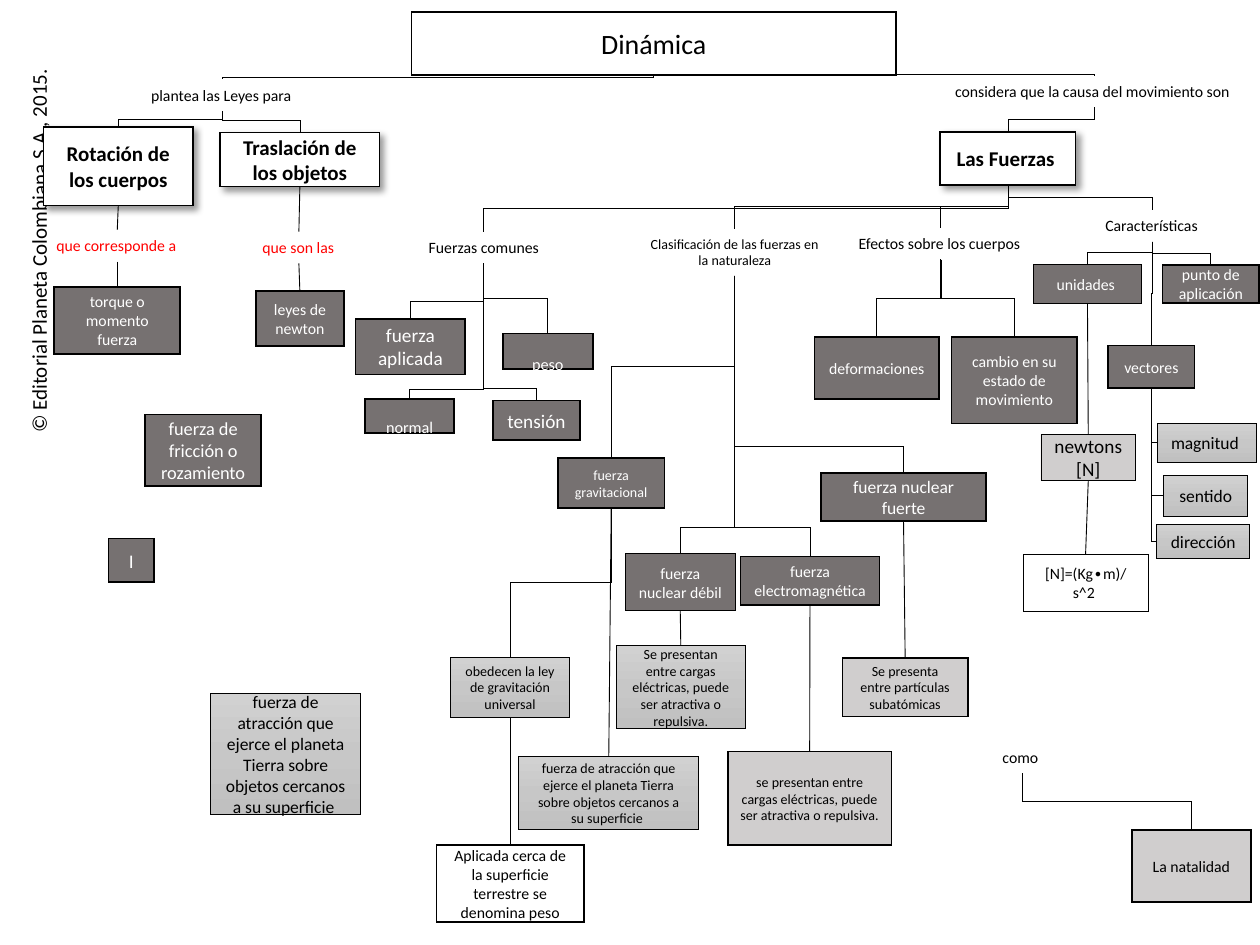
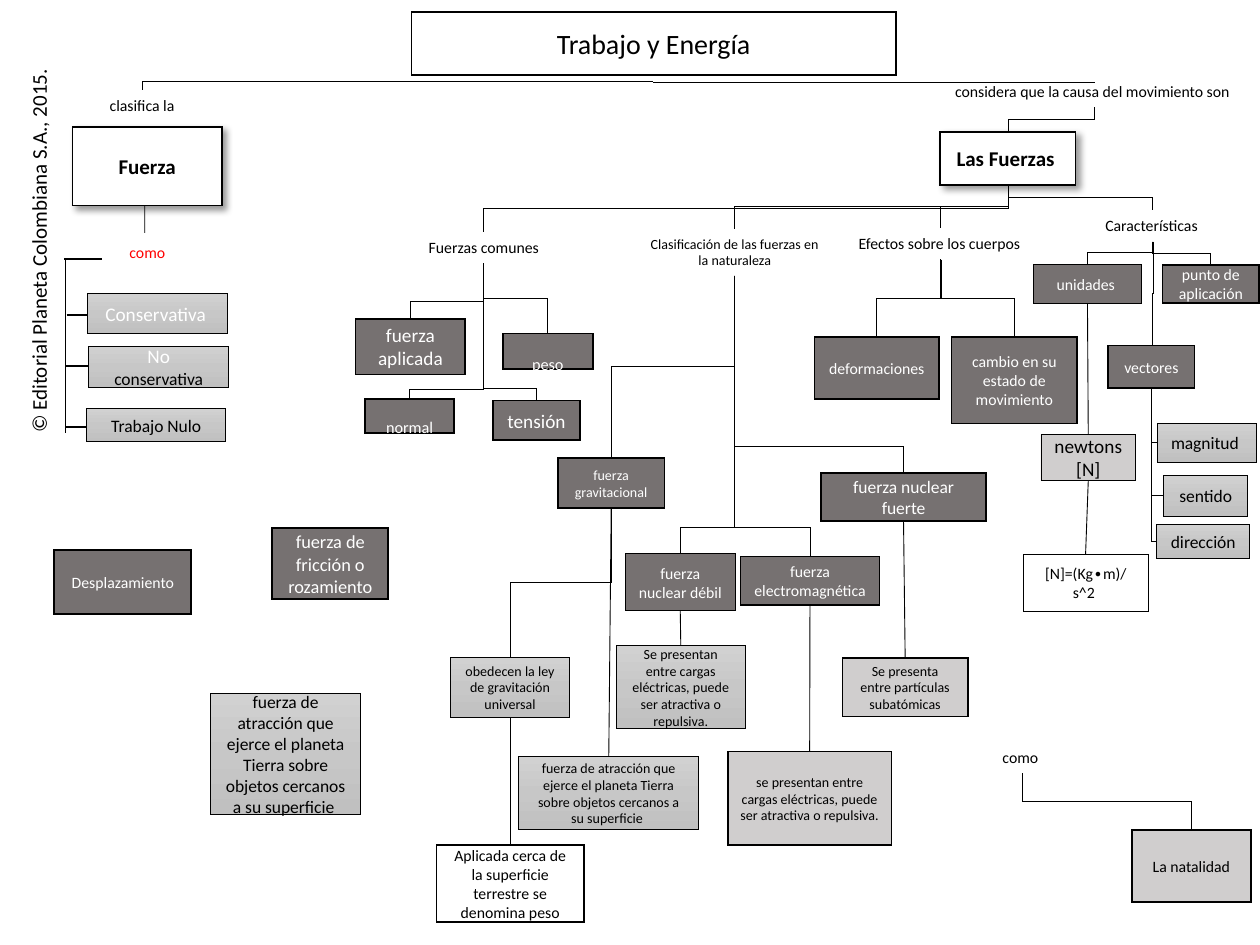
Before and after one commit to AulaPlanetaColombia/CienciasNaturales, a slide deck: slide 1 of fuentes/contenidos/grado10/guion05/CN_10_05_REC280.pptx. Drawn at 1260x945 pixels with LibreOffice and Linux fonts; fonts in the diff are those of the drawing; background and template pictures are left out. Boxes give left, top, right and bottom in pixels: in the first picture for what was removed or moved away, otherwise in the second. Text is boxed around its words. In the diff, an @@ line names an element or a change of style, - is before the commit and + after.

```diff
--- a/fuentes/contenidos/grado10/guion05/CN_10_05_REC280.pptx
+++ b/fuentes/contenidos/grado10/guion05/CN_10_05_REC280.pptx
@@ text in rectangle at box(557, 34, 750, 59): text changed @@
-Dinámica
+Trabajo y Energía
@@ elbow line moved from (654, 74) - (222, 79) to (653, 81) - (142, 89) @@
@@ elbow line moved from (654, 74) - (1095, 76) to (654, 82) - (1095, 83) @@
@@ text at box(110, 100, 174, 111): text changed @@
-plantea las Leyes para
+clasifica la
@@ elbow line removed from (222, 111) to (118, 127) @@
@@ elbow line removed from (222, 111) to (300, 132) @@
@@ rectangle "Fuerza": place and size @@
-rectangle "Fuerza" at box(44, 127, 194, 207)
+rectangle "Fuerza" at box(73, 127, 223, 207)
@@ rectangle removed at box(220, 132, 379, 186) @@
-Traslación de los objetos
@@ text in rectangle at box(119, 160, 176, 174): text changed @@
-Rotación de los cuerpos
+Fuerza
@@ line moved from (117, 229) - (118, 205) to (145, 233) - (145, 205) @@
@@ line removed from (300, 186) to (299, 232) @@
@@ line added from (64, 260) to (102, 260), #000000 1 pt @@
@@ elbow line added from (66, 260) to (66, 433), #000000 0.5 pt @@
@@ line removed from (117, 262) to (117, 287) @@
@@ text at box(129, 250, 165, 258): text changed @@
-que corresponde a
+como
@@ text removed at box(262, 242, 334, 256) @@
-que son las
@@ line removed from (299, 263) to (300, 291) @@
@@ rectangle removed at box(54, 287, 180, 354) @@
-torque o momento fuerza
@@ rectangle added at box(88, 294, 228, 333), fill gradient #D2D2D2 to #C8C8C8 to #C0C0C0, outline #000000 0.5 pt, 11 pt, text #FFFFFF @@
+Conservativa
@@ rectangle removed at box(256, 291, 344, 346) @@
-leyes de newton
@@ line added from (67, 315) to (88, 315), #000000 1 pt @@
@@ rectangle added at box(88, 346, 228, 387), fill gradient #D2D2D2 to #C8C8C8 to #C0C0C0, outline #000000 0.5 pt, 10 pt, text #000000 @@
+No conservativa
@@ line added from (67, 365) to (88, 365), #000000 1 pt @@
@@ rectangle added at box(87, 408, 227, 442), fill gradient #D2D2D2 to #C8C8C8 to #C0C0C0, outline #000000 0.5 pt, 10 pt, text #000000 @@
+Trabajo Nulo
@@ line added from (66, 427) to (87, 427), #000000 1 pt @@
@@ rectangle removed at box(108, 538, 154, 582) @@
-I
@@ rectangle "fuerza de fricción o rozamiento": place and size @@
-rectangle "fuerza de fricción o rozamiento" at box(145, 415, 261, 486)
+rectangle "fuerza de fricción o rozamiento" at box(272, 528, 388, 600)
@@ rectangle added at box(54, 551, 192, 615), fill #767171, outline #000000 1 pt, 9 pt, text #FFFFFF @@
+Desplazamiento
```
Also in this commit, not shown: 2 other files.
